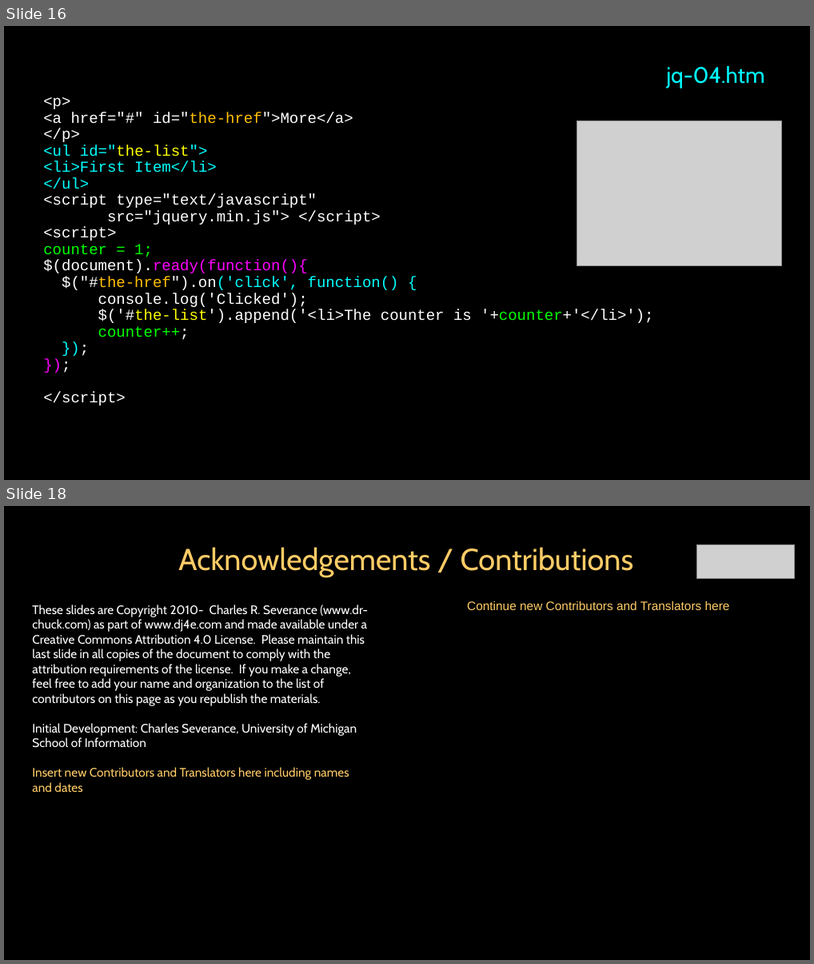
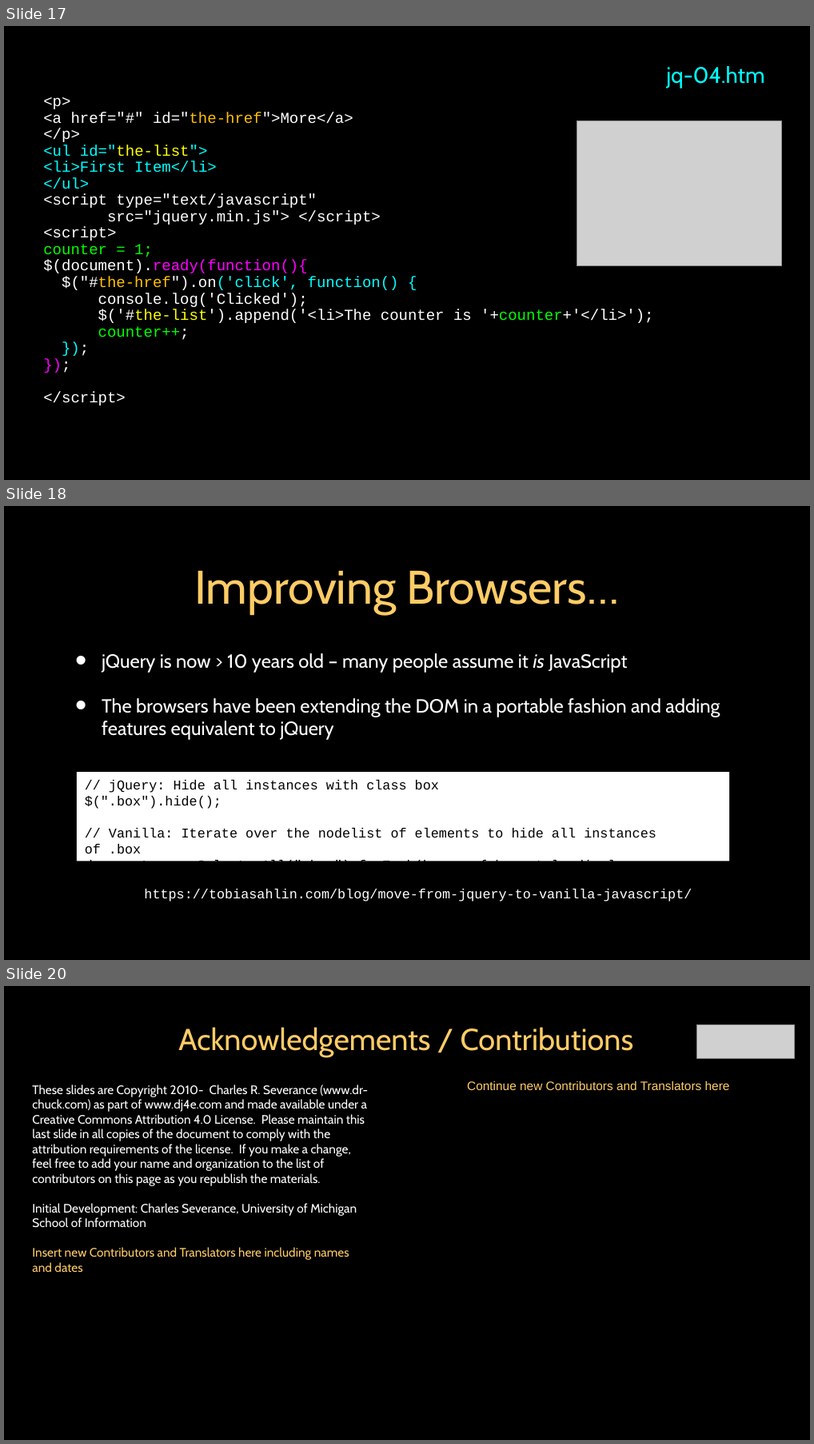
Before and after one commit to csev/dj4e, a slide deck: lectures/JS-03-JQuery.ppt. Shown one above the other, each under a label of ours: slides 16 and 18 before the commit, slides 17, 18 and 20 after it; the slides between them are not shown. The pictures are 814x964 and 814x1444 pixels, drawn with LibreOffice and Linux fonts; fonts in the diff are those of the drawing; grey boxes stand for pictures. Boxes give left, top, right and bottom in pixels: in the first picture for what was removed or moved away, otherwise in the second. Text is boxed around its words. In the diff, an @@ line names an element or a change of style, - is before the commit and + after.

```diff
--- a/lectures/JS-03-JQuery.ppt
+++ b/lectures/JS-03-JQuery.ppt
@@ slide 18 added at box(4, 506, 810, 960), background #000000; not listed: 1 template element that a slide beside it also shows @@
@@ title added at box(194, 571, 619, 613), 42 pt, text #FFCC66 @@
+Improving Browsers…
@@ text added at box(102, 653, 720, 740), 17 pt, text #FFFFFF @@
+• jQuery is now > 10 years old – many people assume it is JavaScript
+• The browsers have been extending the DOM in a portable fashion and adding features equivalent to jQuery
@@ rectangle added at box(77, 772, 730, 861), fill #FFFFFF, 12 pt, text #000000 @@
+// jQuery: Hide all instances with class box
+$(".box").hide();
+// Vanilla: Iterate over the nodelist of elements to hide all instances of .box
+document.querySelectorAll(".box").forEach(box => { box.style.display = "none" }
@@ text added at box(144, 888, 692, 901), 12 pt, text #FFFFFF @@
+https://tobiasahlin.com/blog/move-from-jquery-to-vanilla-javascript/
@@ what was slide 16 is now slide 17 @@
@@ what was slide 18 is now slide 20 @@
```
Also in this commit, not shown: 6 slides changed, 2 other slides added, 1 slide removed, 3 other files.
